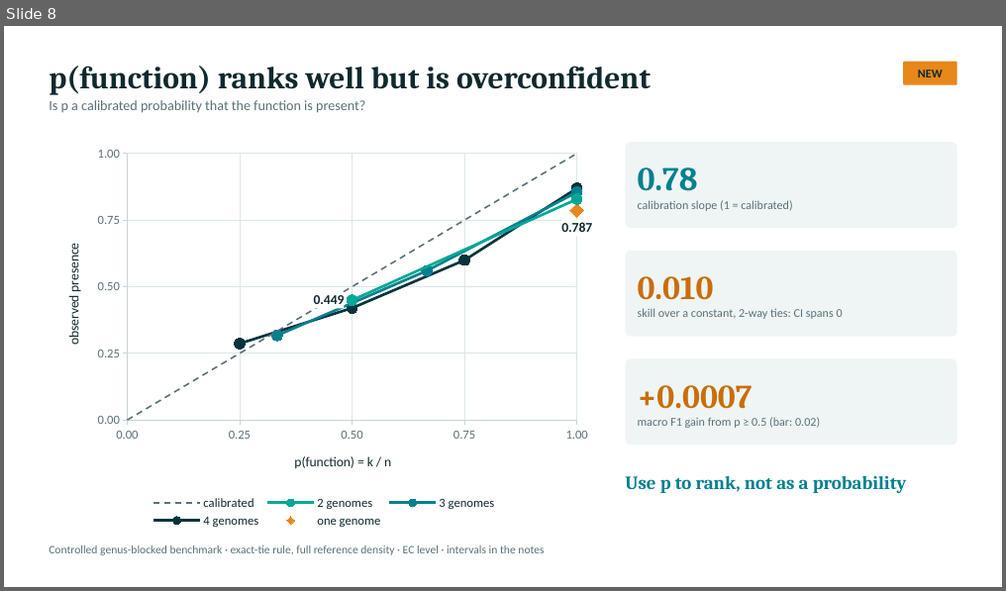
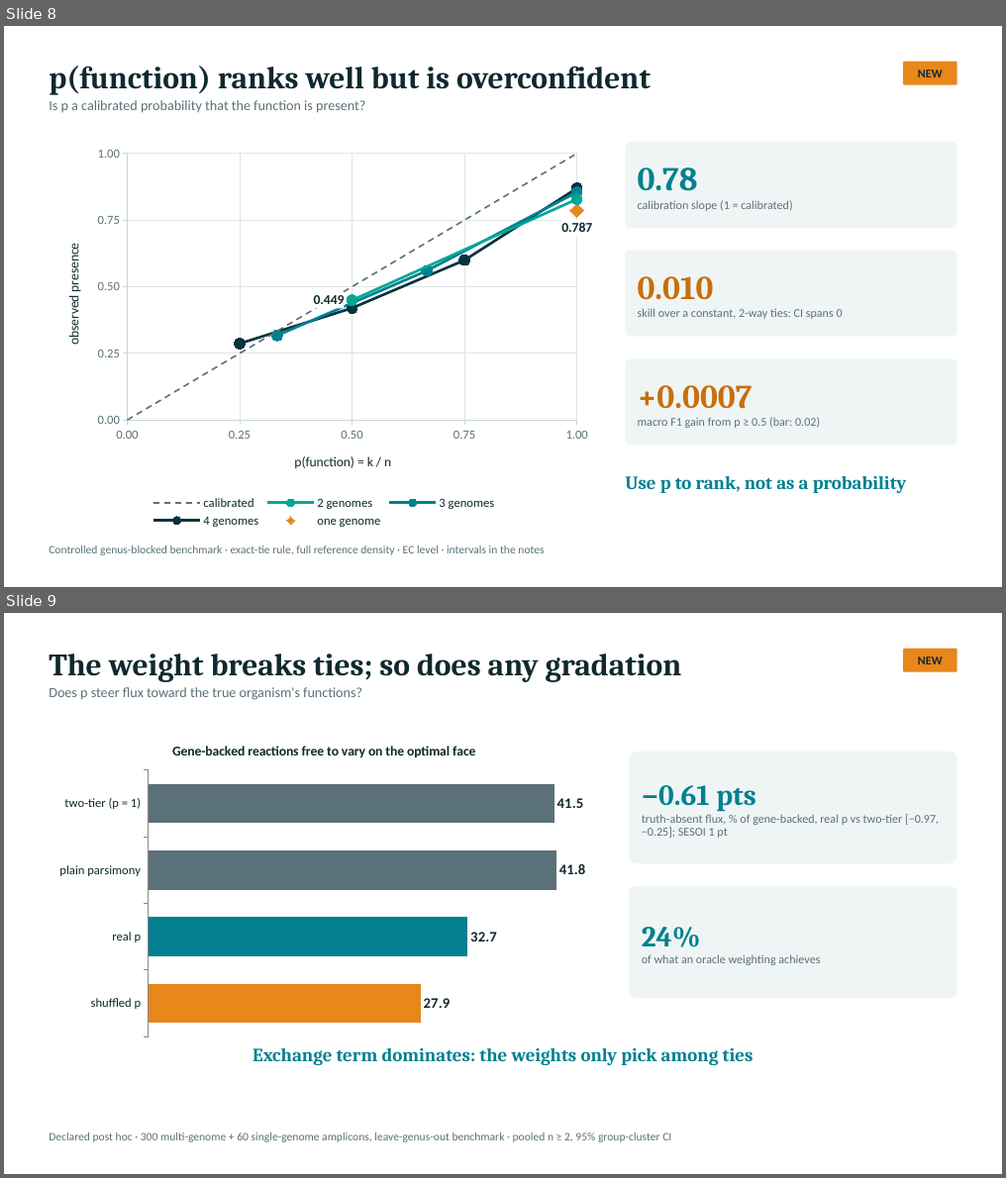
Before and after one commit to freiburgermsu/prFBA, a slide deck: presentations/prFBA_updates_2026-10.pptx. Shown one above the other, each under a label of ours: slide 8 before the commit, slides 8 and 9 after it. The pictures are 1006x591 and 1006x1178 pixels, drawn with LibreOffice and Linux fonts; fonts in the diff are those of the drawing. Boxes give left, top, right and bottom in pixels: in the first picture for what was removed or moved away, otherwise in the second. Text is boxed around its words. In the diff, an @@ line names an element or a change of style, - is before the commit and + after.

```diff
--- a/presentations/prFBA_updates_2026-10.pptx
+++ b/presentations/prFBA_updates_2026-10.pptx
@@ slide 9 added at bbox=[4, 613, 1002, 1174], background #FFFFFF @@
@@ text added at bbox=[49, 654, 682, 700], 13.5 pt, text #5B7179 @@
+The weight breaks ties; so does any gradation
+Does p steer flux toward the true organism's functions?
@@ rounded rectangle added at bbox=[903, 649, 957, 672], fill #E8871A, 11.5 pt, text #10292E, bold @@
+NEW
@@ bar chart added at bbox=[49, 729, 599, 1044] @@
+title "Gene-backed reactions free to vary on the optimal face"
+categories: shuffled p, real p, plain parsimony, two-tier (p = 1)
+Series 1: 27.9, 32.7, 41.8, 41.5
@@ rounded rectangle added at bbox=[629, 752, 957, 863], fill #EFF5F5, 11.5 pt, text #5B7179 @@
+−0.61 pts
+truth-absent flux, % of gene-backed, real p vs two-tier [−0.97, −0.25]; SESOI 1 pt
@@ rounded rectangle added at bbox=[629, 886, 957, 998], fill #EFF5F5, 11.5 pt, text #5B7179 @@
+24%
+of what an oracle weighting achieves
@@ text added at bbox=[252, 1049, 753, 1065], 18 pt, text #028090, bold @@
+Exchange term dominates: the weights only pick among ties
@@ text added at bbox=[49, 1133, 671, 1143], 11 pt, text #5B7179 @@
+Declared post hoc · 300 multi-genome + 60 single-genome amplicons, leave-genus-out benchmark · pooled n ≥ 2, 95% group-cluster CI
```
Also in this commit, not shown: 4 slides changed, 25 other files.
